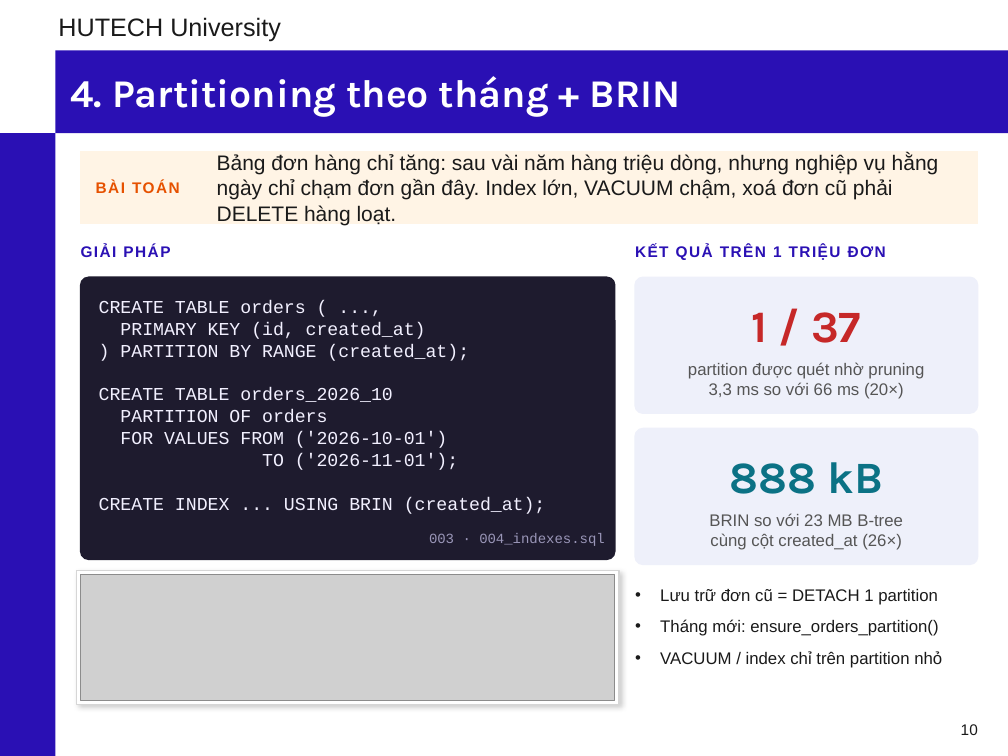
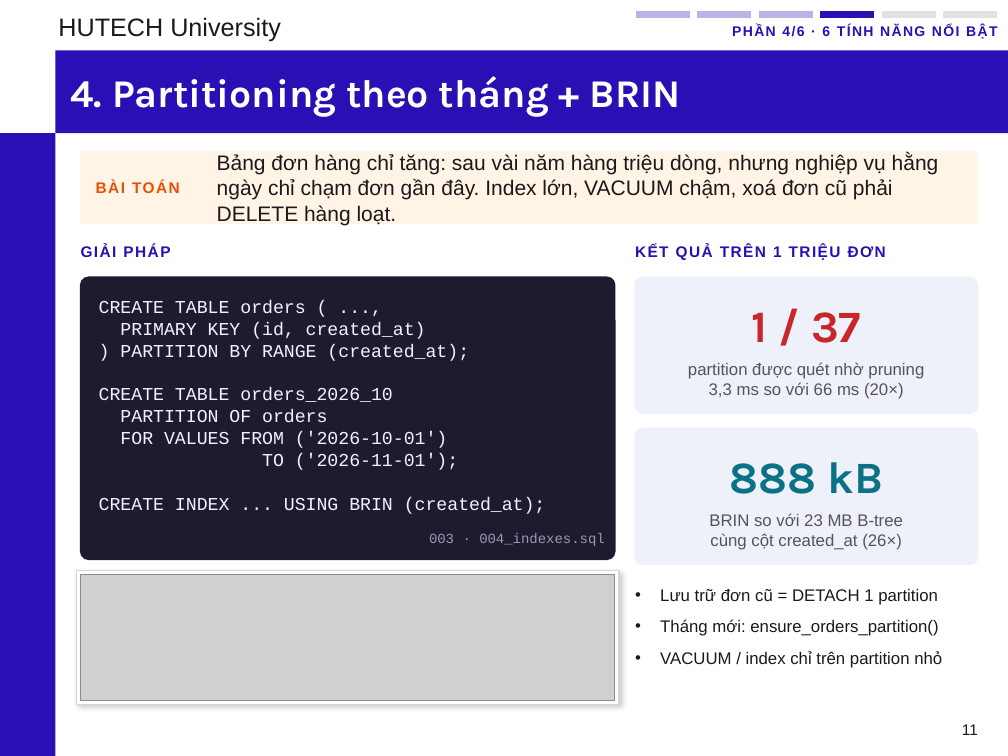
Before and after one commit to phunganhtuan123/master-csdl, a slide deck: slide 11 of docs/Slide_CSDL_Nhom6_PostgreSQL.pptx (slide 10 before the commit). Drawn at 1008x756 pixels with LibreOffice and Linux fonts; fonts in the diff are those of the drawing; grey boxes stand for pictures; background and template pictures are left out. Boxes give left, top, right and bottom in pixels: in the first picture for what was removed or moved away, otherwise in the second. Text is boxed around its words. In the diff, an @@ line names an element or a change of style, - is before the commit and + after.

Commit message:
Slide: sơ đồ kiến trúc & ERD vẽ bằng shape, chỉ báo phần 1-6 trên mỗi slide, gộp index vào Thiết kế CSDL

```diff
--- a/docs/Slide_CSDL_Nhom6_PostgreSQL.pptx
+++ b/docs/Slide_CSDL_Nhom6_PostgreSQL.pptx
@@ rectangle added at box(635, 10, 690, 19), fill #B9B3E6, outline #FFFFFF 1 pt @@
@@ rectangle added at box(697, 10, 752, 19), fill #B9B3E6, outline #FFFFFF 1 pt @@
@@ text added at box(732, 25, 997, 39), 10 pt, text #2A10B4, bold @@
+PHẦN 4/6 · 6 TÍNH NĂNG NỔI BẬT
@@ rectangle added at box(758, 10, 813, 19), fill #B9B3E6, outline #FFFFFF 1 pt @@
@@ rectangle added at box(820, 10, 875, 19), fill #2A10B4, outline #FFFFFF 1 pt @@
@@ rectangle added at box(881, 10, 936, 19), fill #E1E1E1, outline #FFFFFF 1 pt @@
@@ rectangle added at box(942, 10, 998, 19), fill #E1E1E1, outline #FFFFFF 1 pt @@
@@ page number at box(962, 724, 978, 735): text changed @@
-10
+11
```
Also in this commit, not shown: 13 other slides changed, 2 slides added, 2 slides removed, 2 other files.
